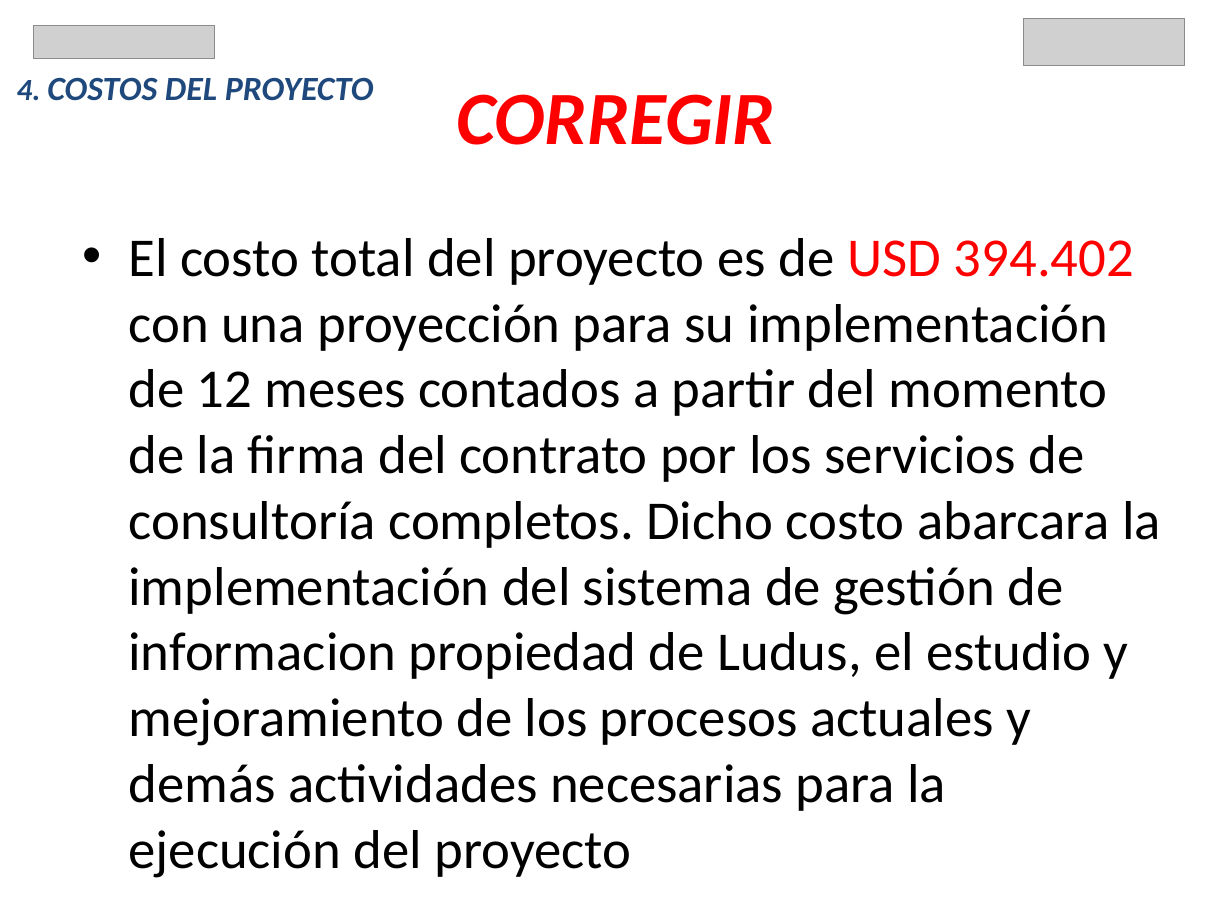
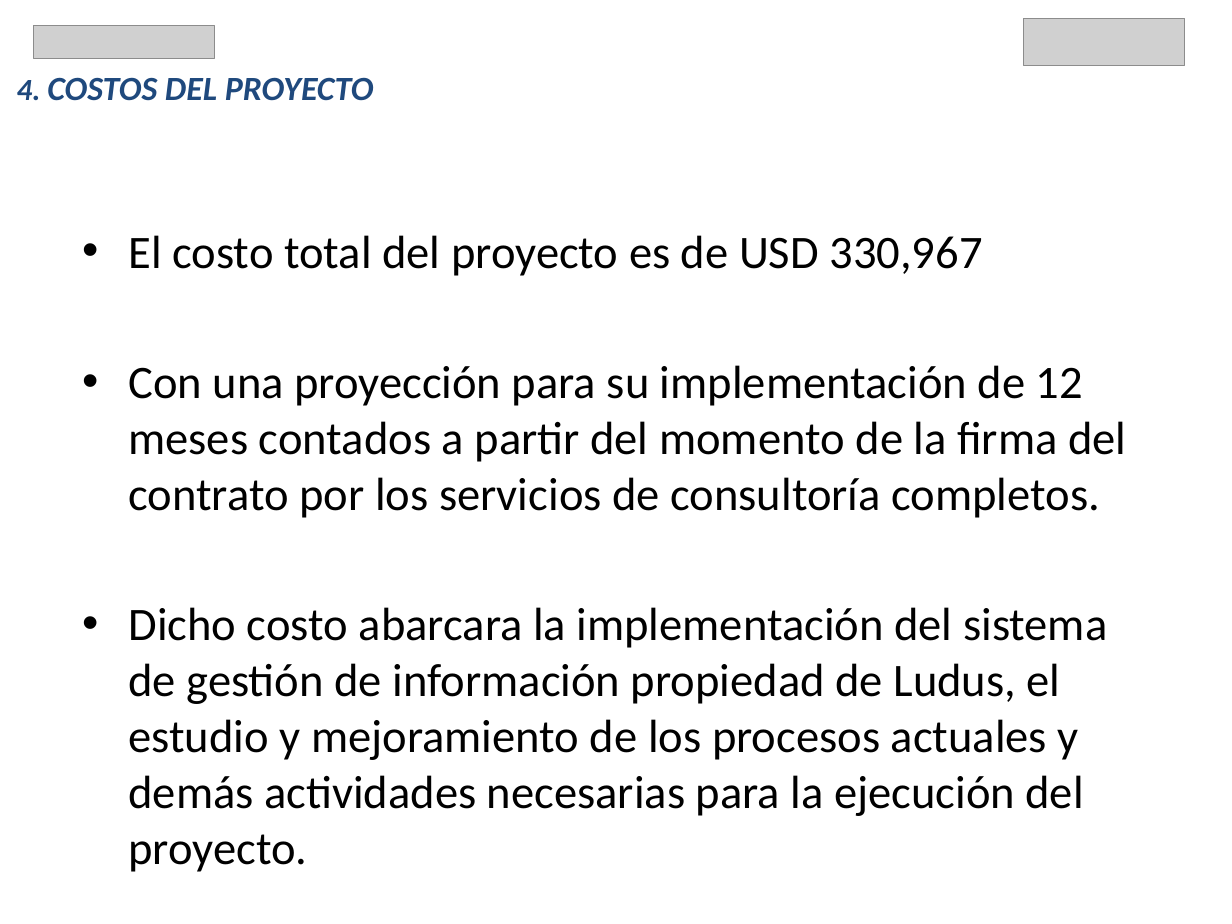
Before and after one commit to JuanCarlosReyesGuerrero/TFG_OBS, a slide deck: slide 6 of PresentacionTFM.pptx. Drawn at 1232x924 pixels with LibreOffice and Linux fonts; fonts in the diff are those of the drawing; grey boxes stand for pictures. Boxes give left, top, right and bottom in pixels: in the first picture for what was removed or moved away, otherwise in the second. Text is boxed around its words. In the diff, an @@ line names an element or a change of style, - is before the commit and + after.

```diff
--- a/PresentacionTFM.pptx
+++ b/PresentacionTFM.pptx
@@ title removed at (456, 94, 775, 145) @@
-CORREGIR
@@ text at (128, 235, 1126, 816): text changed; size 32 to 27.2 pt @@
-• El costo total del proyecto es de USD 394.402 con una proyección para su implementación de 12 meses contados a partir del momento de la firma del contrato por los servicios de consultoría completos. Dicho costo abarcara la implementación del sistema de gestión de informacion propiedad de Ludus, el estudio y mejoramiento de los procesos actuales y demás actividades necesarias para la ejecución del proyecto
+• El costo total del proyecto es de USD 330,967
+• Con una proyección para su implementación de 12 meses contados a partir del momento de la firma del contrato por los servicios de consultoría completos.
+• Dicho costo abarcara la implementación del sistema de gestión de información propiedad de Ludus, el estudio y mejoramiento de los procesos actuales y demás actividades necesarias para la ejecución del proyecto.
```
Also in this commit, not shown: 5 other slides changed, 2 slides added, 1 slide removed, 1 other file.
